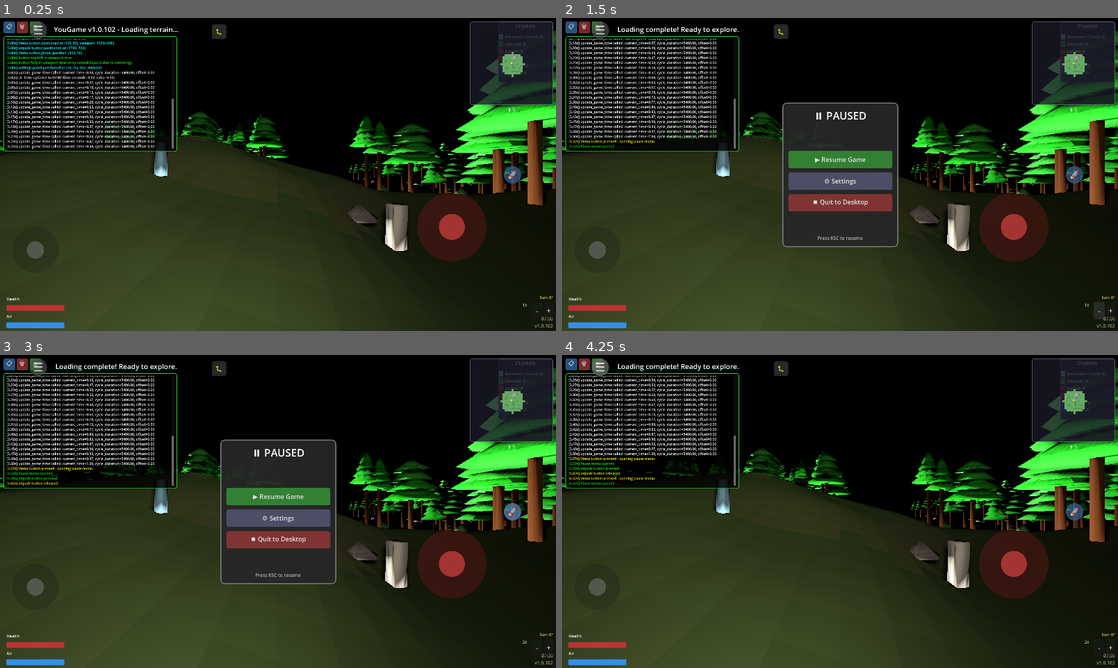
Above: before the commit, frames 1-4 (two rows, left to right).
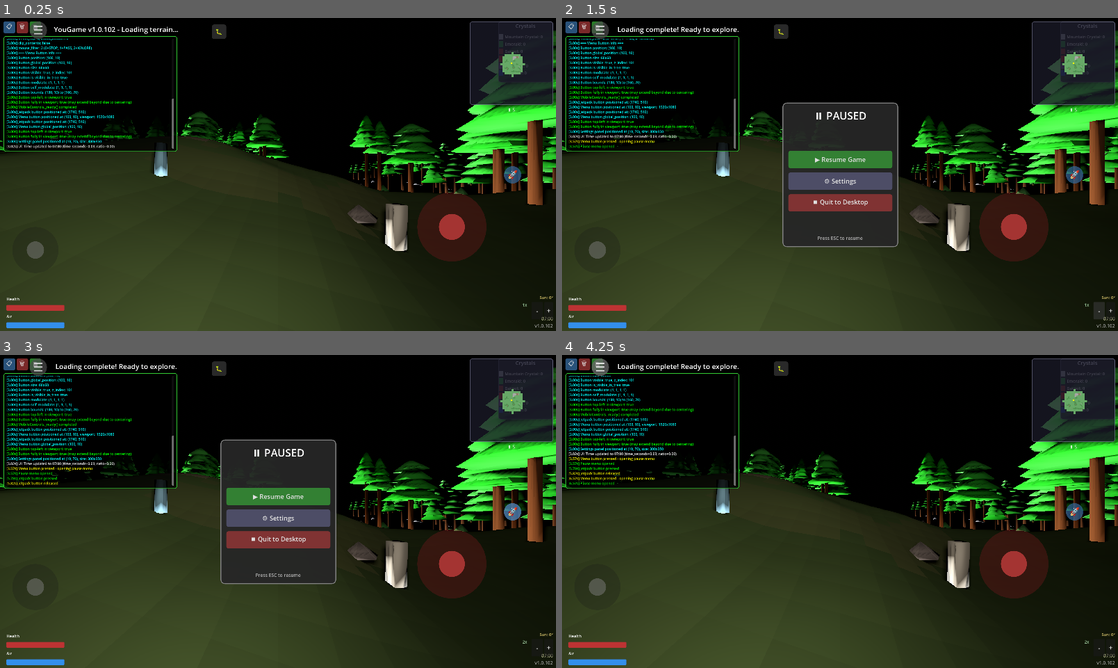
Above: after the commit, the same moments.

Repository: felix-dieterle/YouGame_godot4_public
Game: Godot game, scene res://scenes/main.tscn
The game is run twice, just before and just after one commit, with the same random seed, the same clock (stepped at 60 frames per second) and the same inputs.
Inputs:
- Up to frame 1 (0.25 s): no input
- Up to frame 2 (1.5 s): click "📄" at 0.5 s; click "-" at 1.25 s
- Up to frame 3 (3 s): click "+" at 2 s; click "🚀" at 2.75 s
- Up to frame 4 (4.25 s): click "☰" at 3.5 s

The runs differ from the first frame. In frame 1, 3.3% of the frame differs, in the area x 1-28%, y 6-42%; in frame 2, 3.4%, in the area x 1-28%, y 6-39%; in frame 3, 3.1%; in frame 4, 2.8%.

Commit message:
Address code review feedback - optimize regex and fix logging
Co-authored-by: felix-dieterle <1490062+felix-dieterle@users.noreply.github.com>

Diff:
--- a/scripts/day_night_cycle.gd
+++ b/scripts/day_night_cycle.gd
@@ -47,6 +47,7 @@
 var lockout_end_time: float = 0.0  # Unix timestamp when lockout ends
 var day_count: int = 1  # Track number of days passed
 var night_start_time: float = 0.0  # Unix timestamp when night began
+var last_log_time: float = 0.0  # Track last time we logged for throttling
 
 # Warning states
 var warning_2min_shown: bool = false
@@ -240,9 +241,9 @@
     # Update UI time display (includes sun offset for display)
     if ui_manager and ui_manager.has_method("update_game_time"):
         # Only log every 5 seconds to avoid spam
-        var should_log = int(current_time) % 5 == 0
-        if should_log:
+        if current_time - last_log_time >= 5.0:
             DebugLogOverlay.add_log("update_game_time called: current_time=%.2f, cycle_duration=%.2f, offset=%.2f" % [current_time, DAY_CYCLE_DURATION, sun_time_offset_hours], "white")
+            last_log_time = current_time
         ui_manager.update_game_time(current_time, DAY_CYCLE_DURATION, sun_time_offset_hours)
 
     # Update UI sun position display
--- a/scripts/debug_log_overlay.gd
+++ b/scripts/debug_log_overlay.gd
@@ -24,6 +24,9 @@
 # Game version (cached)
 var game_version: String = ""
 
+# Regex for stripping BBCode tags (compiled once for performance)
+var bbcode_color_regex: RegEx = null
+
 # Singleton instance (type is inferred from autoload)
 static var instance = null
 
@@ -32,6 +35,10 @@
 
     # Cache game version
     game_version = ProjectSettings.get_setting("application/config/version", "unknown")
+
+    # Compile regex once for performance
+    bbcode_color_regex = RegEx.new()
+    bbcode_color_regex.compile("\\[color=[^\\]]+\\]")
 
     # Create toggle button (top left corner)
     _create_toggle_button()
@@ -235,10 +242,8 @@
     for msg in log_messages:
         # Remove BBCode color tags: [color=...]...[/color]
         var plain_msg = msg
-        # Remove [color=...] opening tag
-        var regex_open = RegEx.new()
-        regex_open.compile("\\[color=[^\\]]+\\]")
-        plain_msg = regex_open.sub(plain_msg, "", true)
+        # Remove [color=...] opening tag using pre-compiled regex
+        plain_msg = bbcode_color_regex.sub(plain_msg, "", true)
         # Remove [/color] closing tag
         plain_msg = plain_msg.replace("[/color]", "")
         plain_text_lines.append(plain_msg)
@@ -246,7 +251,6 @@
     var clipboard_text = "\n".join(plain_text_lines)
     DisplayServer.clipboard_set(clipboard_text)
     add_log("Logs copied to clipboard!", "green")
-
 
 # Static method to add logs from anywhere
 static func add_log(message: String, color: String = "white"):
